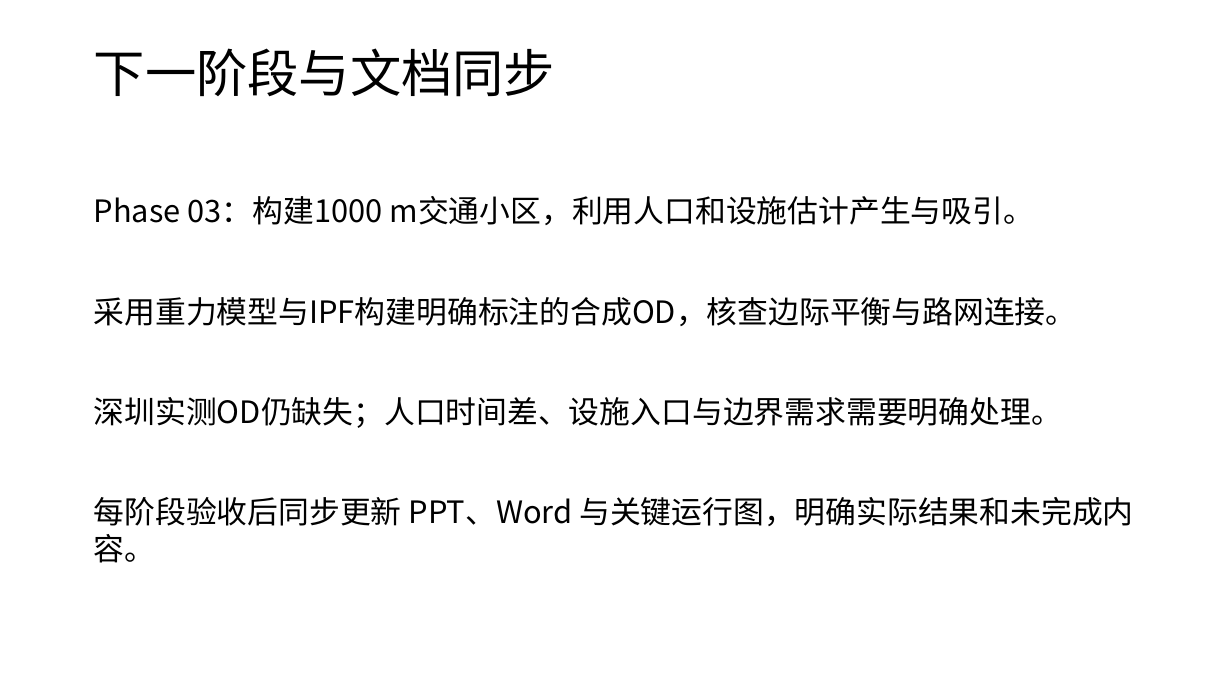
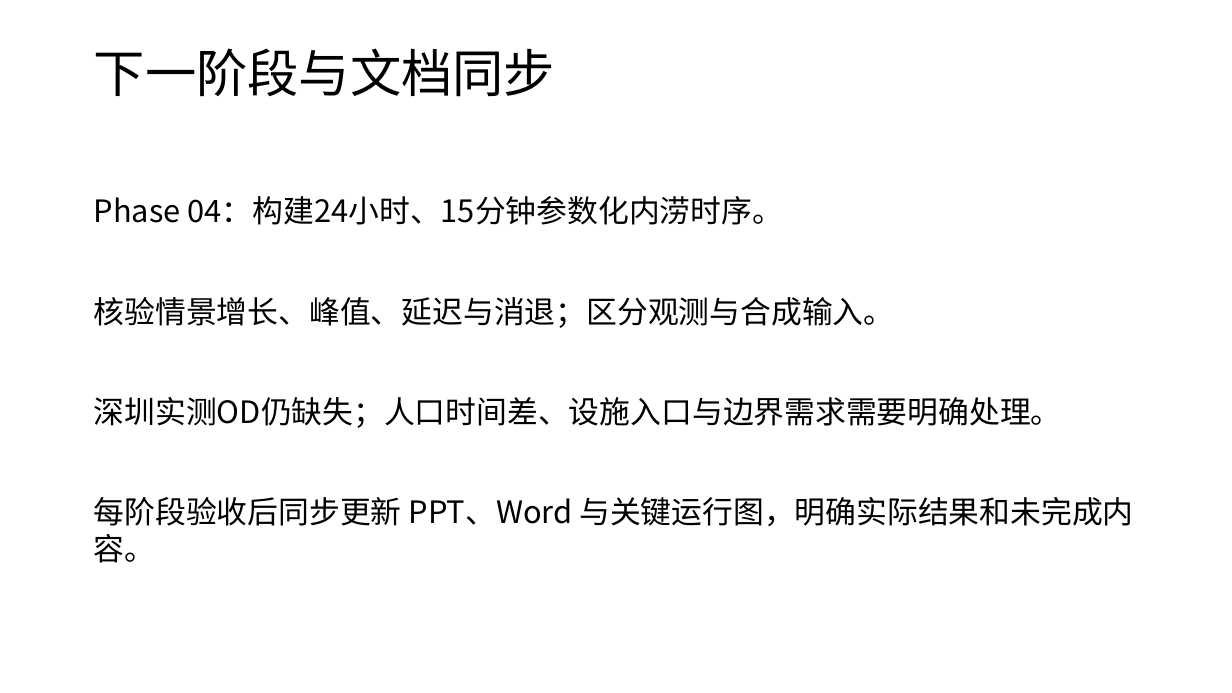
Before and after one commit to zhzhzh666/jiaotong, a slide deck: slide 24 of docs/deliverables/开题与阶段进展汇报.pptx (slide 18 before the commit). Drawn at 1232x693 pixels with LibreOffice and Linux fonts; fonts in the diff are those of the drawing. Boxes give left, top, right and bottom in pixels: in the first picture for what was removed or moved away, otherwise in the second. Text is boxed around its words. In the diff, an @@ line names an element or a change of style, - is before the commit and + after.

Commit message:
Accept Phase 03 replay and synchronize Word PPT and runtime figures

```diff
--- a/docs/deliverables/开题与阶段进展汇报.pptx
+++ b/docs/deliverables/开题与阶段进展汇报.pptx
@@ text at [94, 196, 783, 225]: text changed @@
-Phase 03：构建1000 m交通小区，利用人口和设施估计产生与吸引。
+Phase 04：构建24小时、15分钟参数化内涝时序。
@@ text at [94, 297, 895, 328]: text changed @@
-采用重力模型与IPF构建明确标注的合成OD，核查边际平衡与路网连接。
+核验情景增长、峰值、延迟与消退；区分观测与合成输入。
```
Also in this commit, not shown: 2 other slides changed, 6 slides added, 28 other files.
